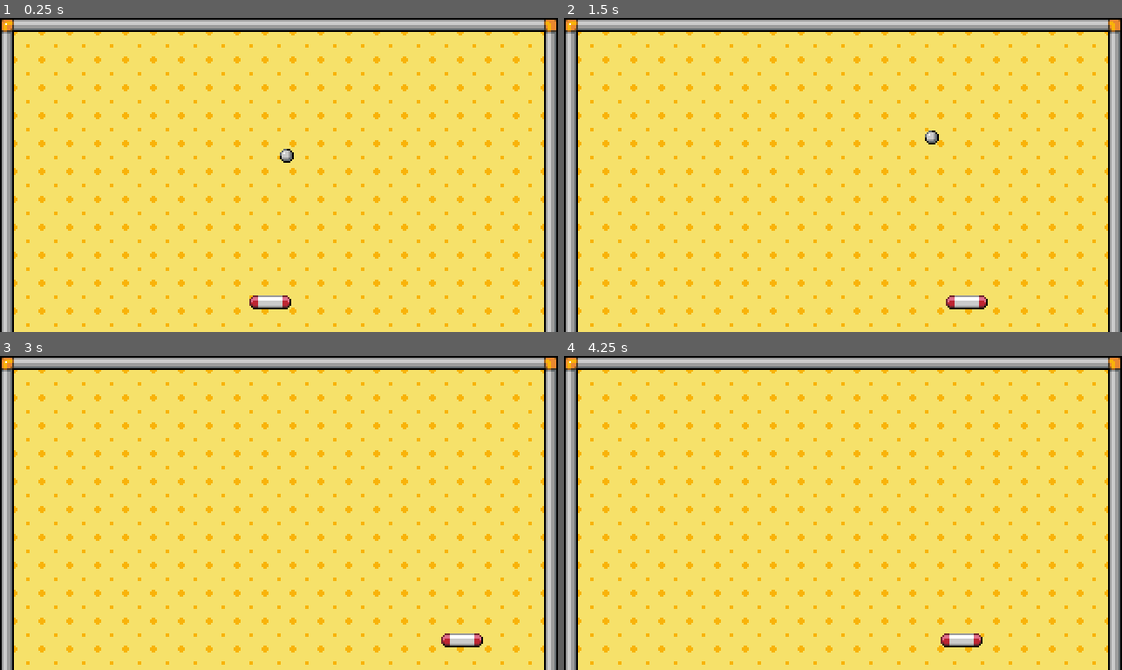
Above: before the commit, frames 1-4 (two rows, left to right).
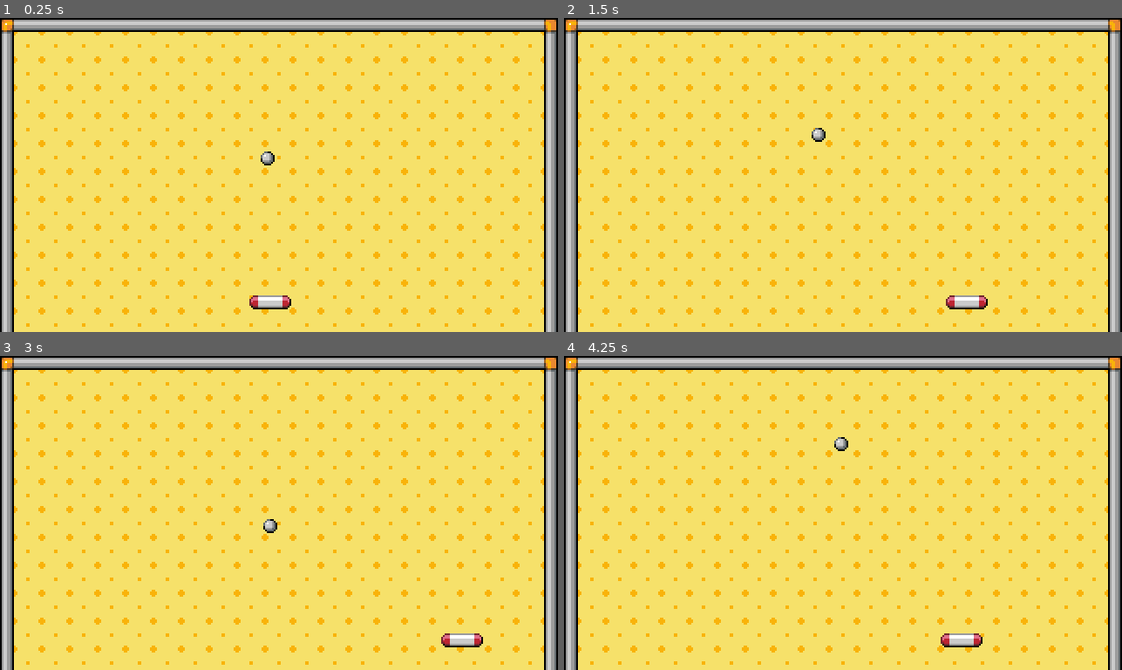
Above: after the commit, the same moments.

Repository: jlowgren/Bricksmash
Game: Godot game, scene res://World/World.tscn
Two runs of this game, one before a commit and one after it. Both use one fixed random seed, a clock stepped at 60 frames per second and the inputs below. Before the commit the project starts from res://World.tscn.
Inputs:
- Up to frame 1 (0.25 s): no input
- Up to frame 2 (1.5 s): hold Right (ui_right) 0.53-1.28 s; hold Left (ui_left) from 1.28 s (still down)
- Up to frame 3 (3 s): release Left (ui_left) at 2.03 s; hold Right (ui_right) from 2.03 s (still down)
- Up to frame 4 (4.25 s): release Right (ui_right) at 3.53 s; hold Left (ui_left) from 3.53 s (still down)

The runs differ from the first frame. In frame 1, 0.2% of the frame differs, in the area x 46-53%, y 41-47%; in frame 2, 0.2%; in frame 3, less than 0.1%; in frame 4, less than 0.1%.

Commit message:
feat: create new ball when previous one is destroyed

Diff:
--- a/Ball/Ball.gd
+++ b/Ball/Ball.gd
@@ -1,11 +1,21 @@
 extends KinematicBody2D
+
+signal ball_destroyed
 
 export var speed = 4
 
-var velocity = Vector2(rand_range(-10, 10), -25)
+var velocity = Vector2.ZERO
+
+func _ready():
+	randomize()
+	velocity = Vector2(rand_range(-10, 10), -25)
 
 func _physics_process(delta):
 	var collision = move_and_collide(velocity * speed * delta)
 	if collision:
 		$BallBounceSound.play()
 		velocity = velocity.bounce(collision.normal)
+
+func _on_VisibilityNotifier2D_screen_exited():
+	queue_free()
+	emit_signal("ball_destroyed")
--- /dev/null
+++ b/Ball/Ball.tscn
@@ -0,0 +1,28 @@
+[gd_scene load_steps=5 format=2]
+
+[ext_resource path="res://Ball/Ball.gd" type="Script" id=1]
+[ext_resource path="res://Assets/ball.png" type="Texture" id=2]
+[ext_resource path="res://Ball/bounce.wav" type="AudioStream" id=3]
+
+[sub_resource type="CircleShape2D" id=2]
+radius = 4.0
+
+[node name="Ball" type="KinematicBody2D"]
+position = Vector2( 155, 104 )
+script = ExtResource( 1 )
+__meta__ = {
+"_edit_group_": true
+}
+
+[node name="Sprite" type="Sprite" parent="."]
+texture = ExtResource( 2 )
+
+[node name="CollisionShape2D" type="CollisionShape2D" parent="."]
+shape = SubResource( 2 )
+
+[node name="BallBounceSound" type="AudioStreamPlayer2D" parent="."]
+stream = ExtResource( 3 )
+
+[node name="VisibilityNotifier2D" type="VisibilityNotifier2D" parent="."]
+
+[connection signal="screen_exited" from="VisibilityNotifier2D" to="." method="_on_VisibilityNotifier2D_screen_exited"]
--- a/World/World.gd
+++ b/World/World.gd
@@ -6,3 +6,15 @@
 
 	if event.is_action_pressed("toggle_fullscreen"):
 		OS.set_window_fullscreen(!OS.window_fullscreen)
+
+func _ready():
+	create_ball()
+
+func _on_ball_destroyed():
+	create_ball()
+
+func create_ball():
+	var ball_scene = load("res://Ball/Ball.tscn")
+	var ball = ball_scene.instance()
+	ball.connect("ball_destroyed", self, "_on_ball_destroyed")
+	call_deferred("add_child", ball)
--- a/World.tscn
+++ b/World/World.tscn
@@ -1,20 +1,14 @@
-[gd_scene load_steps=11 format=2]
+[gd_scene load_steps=7 format=2]
 
-[ext_resource path="res://Assets/paddle.png" type="Texture" id=1]
 [ext_resource path="res://Paddle/Paddle.gd" type="Script" id=2]
 [ext_resource path="res://World/World.gd" type="Script" id=3]
-[ext_resource path="res://Assets/background_01.png" type="Texture" id=4]
-[ext_resource path="res://Assets/ball.png" type="Texture" id=5]
-[ext_resource path="res://Ball/Ball.gd" type="Script" id=6]
+[ext_resource path="res://Assets/paddle.png" type="Texture" id=4]
+[ext_resource path="res://Assets/background_01.png" type="Texture" id=5]
 [ext_resource path="res://Assets/border.png" type="Texture" id=7]
-[ext_resource path="res://Ball/bounce.wav" type="AudioStream" id=8]
 
 [sub_resource type="CapsuleShape2D" id=1]
 radius = 4.0
 height = 16.0
-
-[sub_resource type="CircleShape2D" id=2]
-radius = 4.0
 
 [node name="World" type="Node2D"]
 script = ExtResource( 3 )
@@ -33,27 +27,11 @@
 MAX_SPEED = 100
 
 [node name="Sprite" type="Sprite" parent="Paddle"]
-texture = ExtResource( 1 )
+texture = ExtResource( 4 )
 
 [node name="CollisionShape2D" type="CollisionShape2D" parent="Paddle"]
 rotation = -1.5708
 shape = SubResource( 1 )
-
-[node name="Ball" type="KinematicBody2D" parent="."]
-position = Vector2( 155, 104 )
-script = ExtResource( 6 )
-__meta__ = {
-"_edit_group_": true
-}
-
-[node name="Sprite" type="Sprite" parent="Ball"]
-texture = ExtResource( 5 )
-
-[node name="CollisionShape2D" type="CollisionShape2D" parent="Ball"]
-shape = SubResource( 2 )
-
-[node name="BallBounceSound" type="AudioStreamPlayer2D" parent="Ball"]
-stream = ExtResource( 8 )
 
 [node name="Wall" type="StaticBody2D" parent="."]
 position = Vector2( 160, 90 )
--- a/project.godot
+++ b/project.godot
@@ -11,7 +11,7 @@
 [application]
 
 config/name="Bricksmash"
-run/main_scene="res://World.tscn"
+run/main_scene="res://World/World.tscn"
 config/icon="res://icon.png"
 
 [display]
Not shown: 1 places in World/World.tscn that only renumber resources
